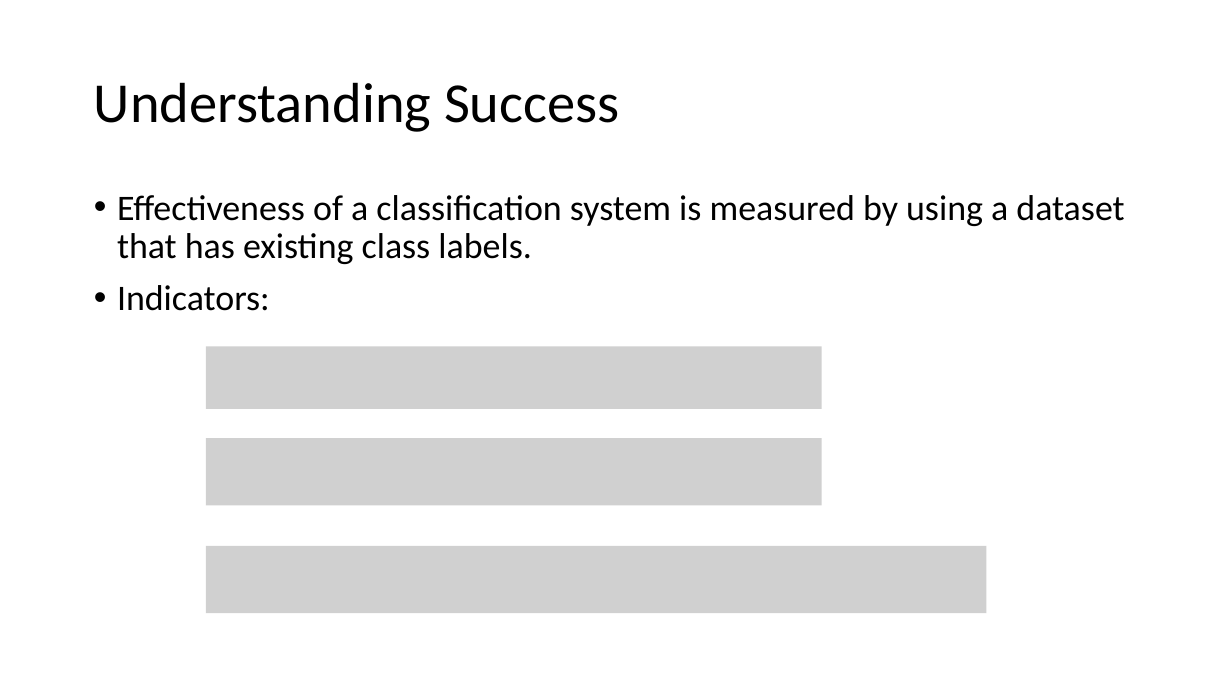
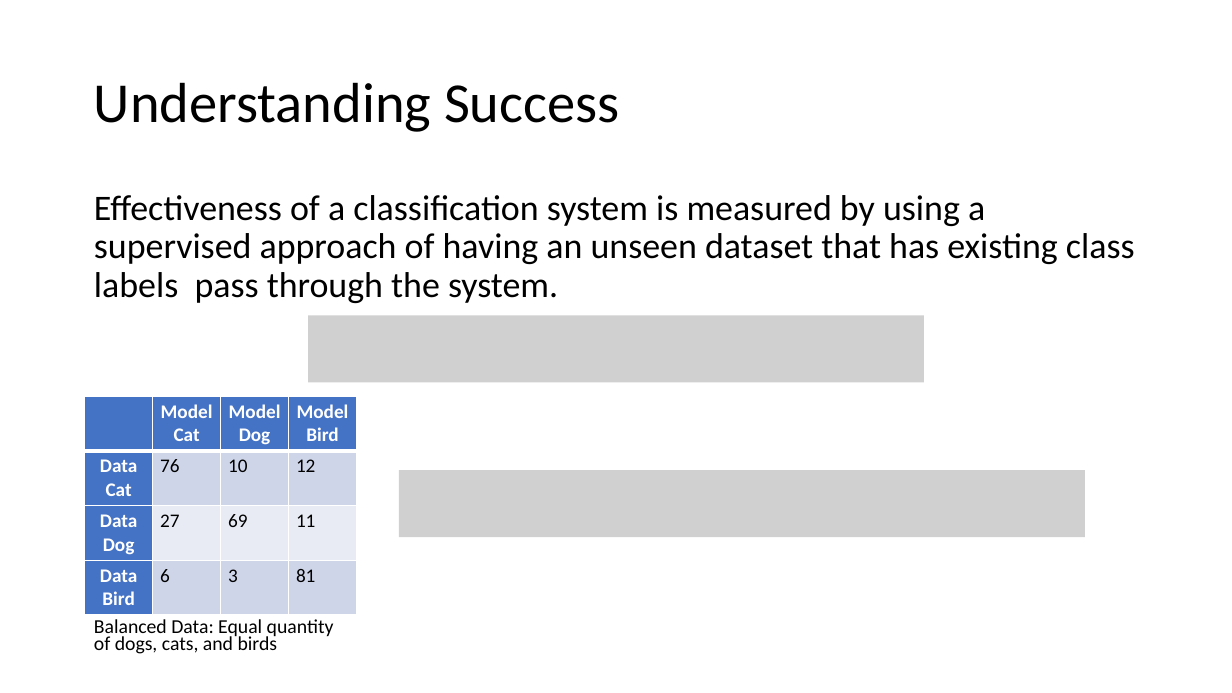
Before and after one commit to meenakshsundaram/AIML, a slide deck: slide 3 of DecisionTrees/DecisionTrees.pptx. Drawn at 1232x693 pixels with LibreOffice and Linux fonts; fonts in the diff are those of the drawing; grey boxes stand for pictures. Boxes give left, top, right and bottom in pixels: in the first picture for what was removed or moved away, otherwise in the second. Text is boxed around its words. In the diff, an @@ line names an element or a change of style, - is before the commit and + after.

Commit message:
Added examples of the behavior of Accuracy in unbalanced and balanced data

```diff
--- a/DecisionTrees/DecisionTrees.pptx
+++ b/DecisionTrees/DecisionTrees.pptx
@@ text at (94,195,1135,303): text changed @@
-• Effectiveness of a classification system is measured by using a dataset that has existing class labels.
-• Indicators:
+Effectiveness of a classification system is measured by using a supervised approach of having an unseen dataset that has existing class labels pass through the system.
@@ picture: place and size @@
-picture at (206,347,823,409)
+picture at (308,315,924,383)
@@ table added at (85,396,359,611), 4 rows, 4 columns @@
+ | Model Cat | Model Dog | Model Bird
+Data Cat | 76 | 10 | 12
+Data Dog | 27 | 69 | 11
+Data Bird | 6 | 3 | 81
@@ picture removed at (206,438,823,506) @@
@@ picture added at (399,470,1086,538) @@
@@ picture removed at (206,546,987,614) @@
@@ text added at (94,619,334,654), 15.4 pt, text #000000 @@
+Balanced Data: Equal quantity of dogs, cats, and birds
```
Also in this commit, not shown: 4 slides added.
